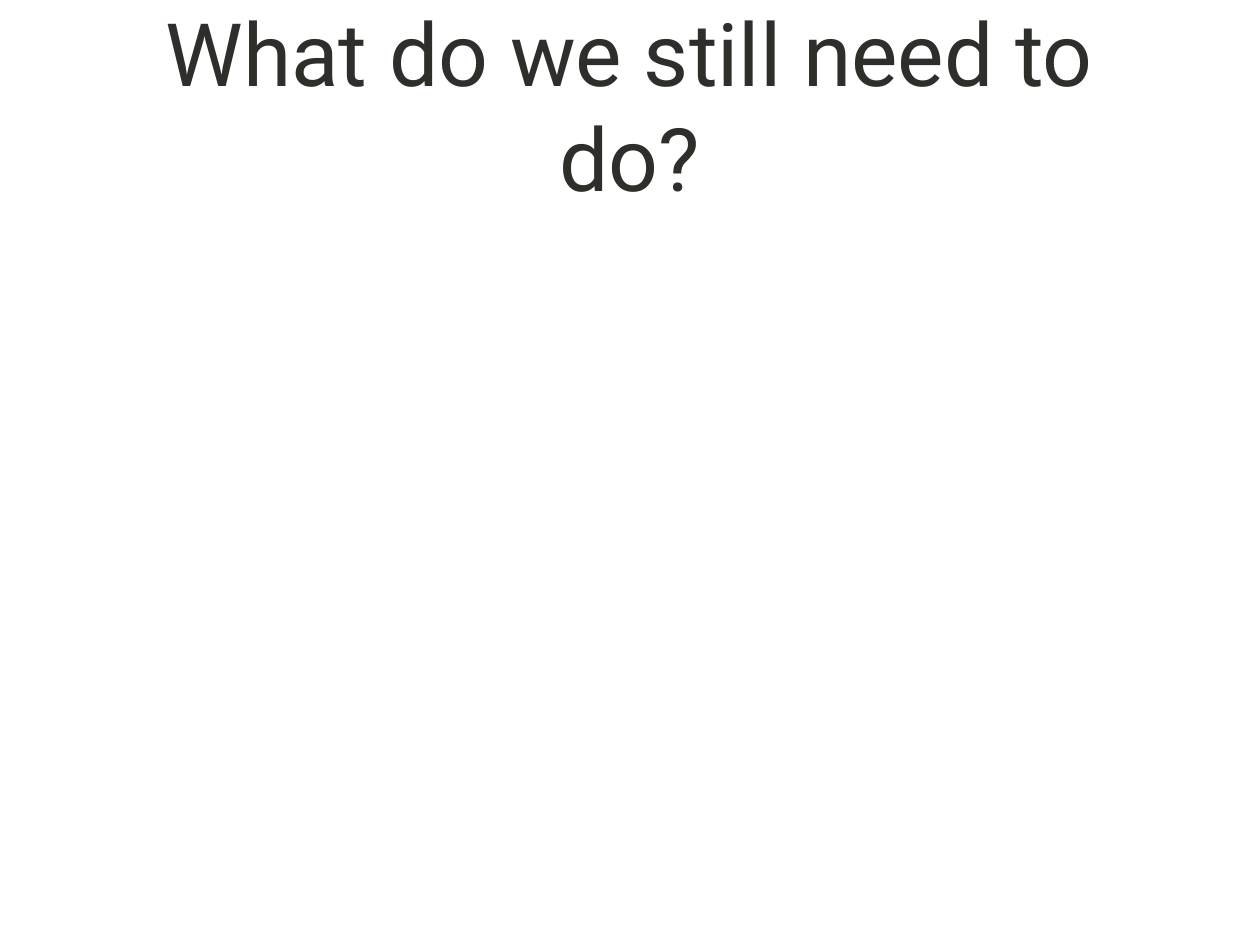
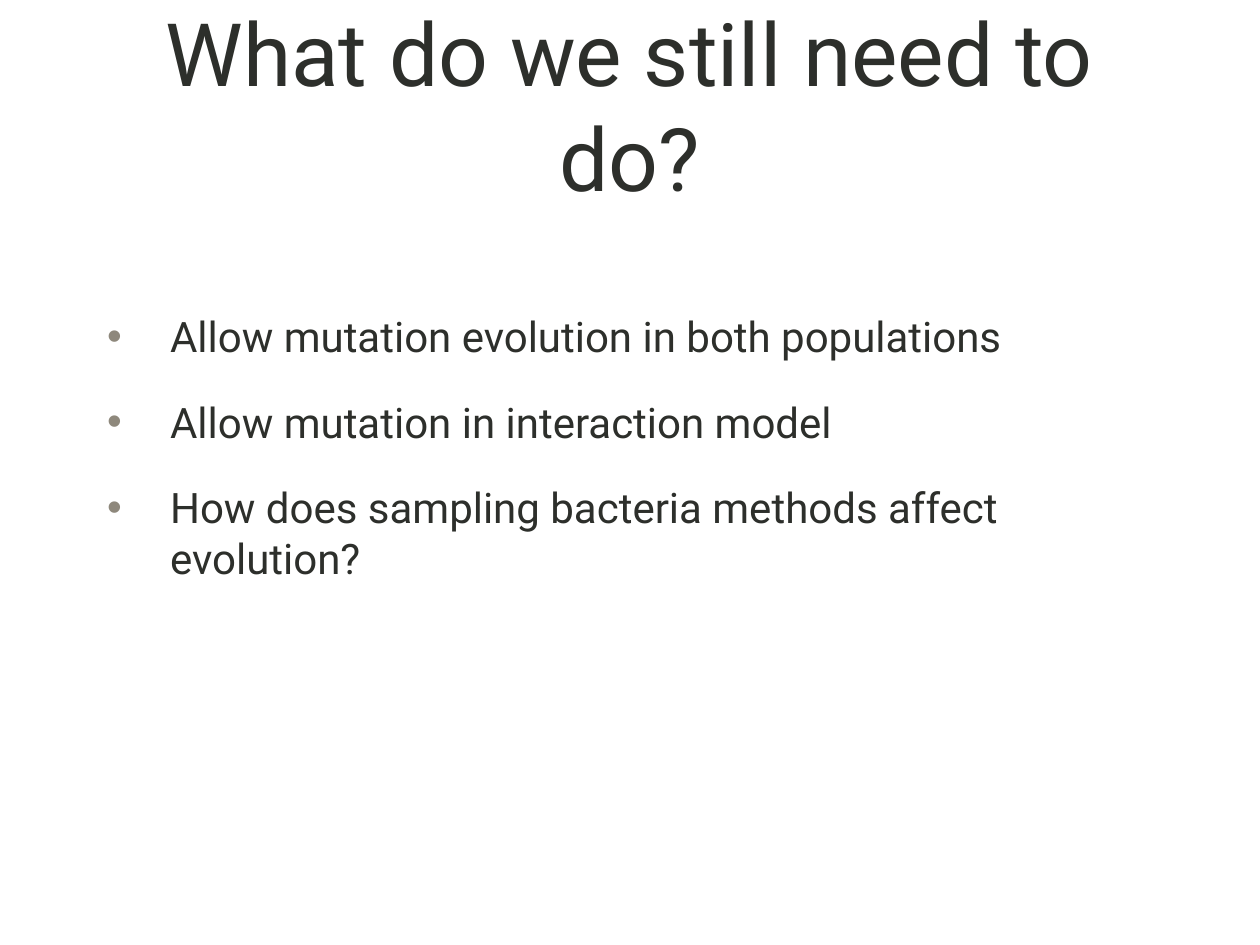
Before and after one commit to shankl/EvoComp_FinalProject, a slide deck: slide 13 of presentation.pptx. Drawn at 1260x945 pixels with LibreOffice and Linux fonts; fonts in the diff are those of the drawing; background and template pictures are left out. Boxes give left, top, right and bottom in pixels: in the first picture for what was removed or moved away, otherwise in the second. Text is boxed around its words. In the diff, an @@ line names an element or a change of style, - is before the commit and + after.

```diff
--- a/presentation.pptx
+++ b/presentation.pptx
@@ text added at [170,320,1001,575], 24 pt, text #2D2F2B @@
+• Allow mutation evolution in both populations
+• Allow mutation in interaction model
+• How does sampling bacteria methods affect evolution?
```
Also in this commit, not shown: 1 other slide changed, 2 other files.
